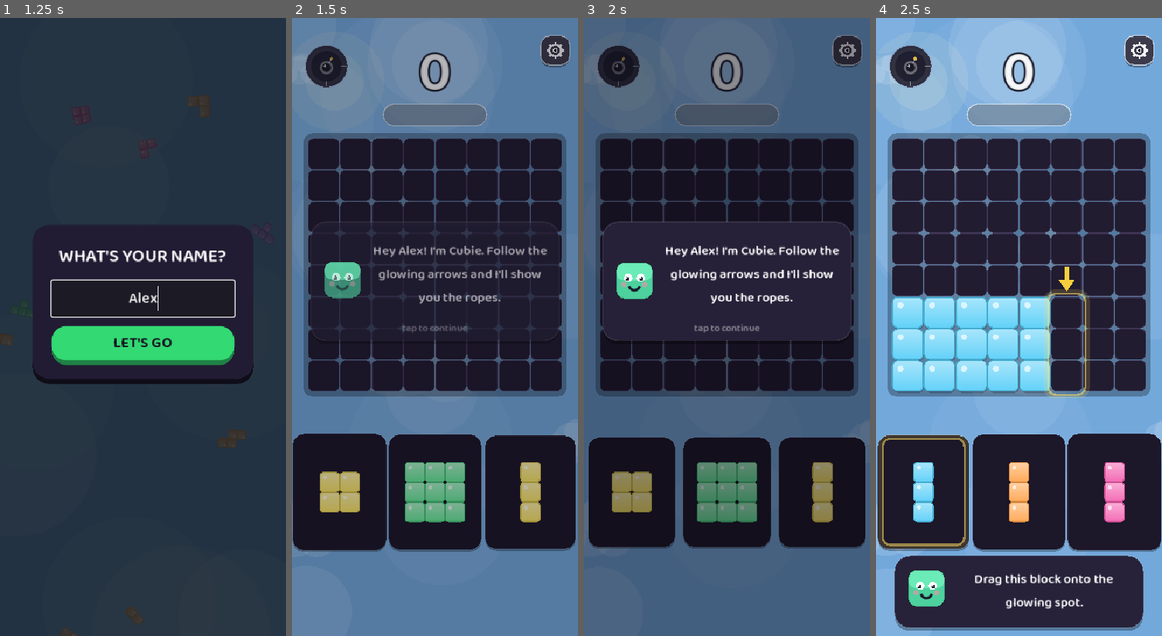
Above: before the commit, frames 1-4 (left to right).
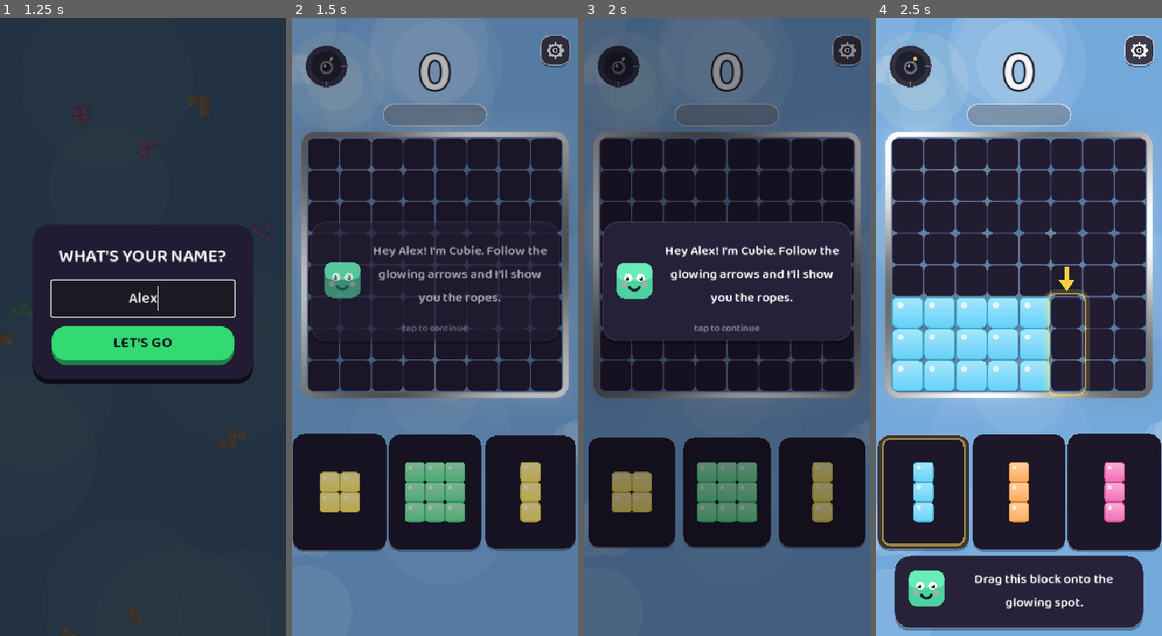
Above: after the commit, the same moments.

Repository: XSideZ/stax-game
Game: Godot game, scene res://scenes/MainMenu.tscn
The game is run twice, just before and just after one commit, with the same random seed, the same clock (stepped at 60 frames per second) and the same inputs.
Inputs (mouse positions are in pixels of both pictures, inside the frame that each line leads up to):
- Up to frame 1 (1.25 s): click (143, 296) at 0.52 s; type "Alex" at 0.6 s
- Up to frame 2 (1.5 s): click "LET'S GO" at 1.25 s
- Up to frame 3 (2 s): no input
- Up to frame 4 (2.5 s): tap Enter at 2 s; move the mouse to (1081, 296) at 2.02 s; click (1081, 296) at 2.17 s

Frame 1 is identical in both runs. In frame 2, 3.3% of the frame differs, in the area x 3-97%, y 18-62%; in frame 3, 3.0%; in frame 4, 3.4%, in the area x 3-98%, y 18-62%.

Commit message:
Revert "Draw board frame behind blocks so edges aren't clipped"
This reverts commit c98e4801e2f59aa76bb5b092ccae2c0508eb294f.

Diff:
--- a/scripts/Grid.gd
+++ b/scripts/Grid.gd
@@ -82,8 +82,7 @@
 	frame_rect.mouse_filter = Control.MOUSE_FILTER_IGNORE
 	frame_rect.size = Vector2(fs, fs)
 	frame_rect.position = Vector2(BOARD_SPAN * 0.5 - fs * 0.5, BOARD_SPAN * 0.5 - fs * 0.5)
-	frame_rect.z_index = -1
-	frame_rect.show_behind_parent = true
+	frame_rect.z_index = 1
 	add_child(frame_rect)
 
 func _process(delta: float) -> void:
